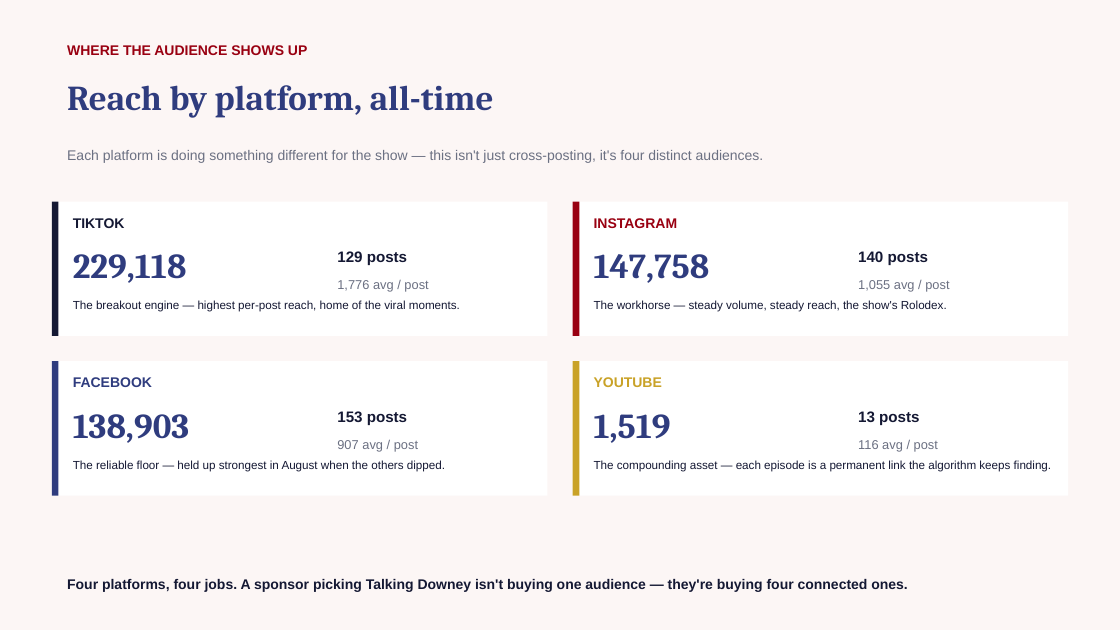
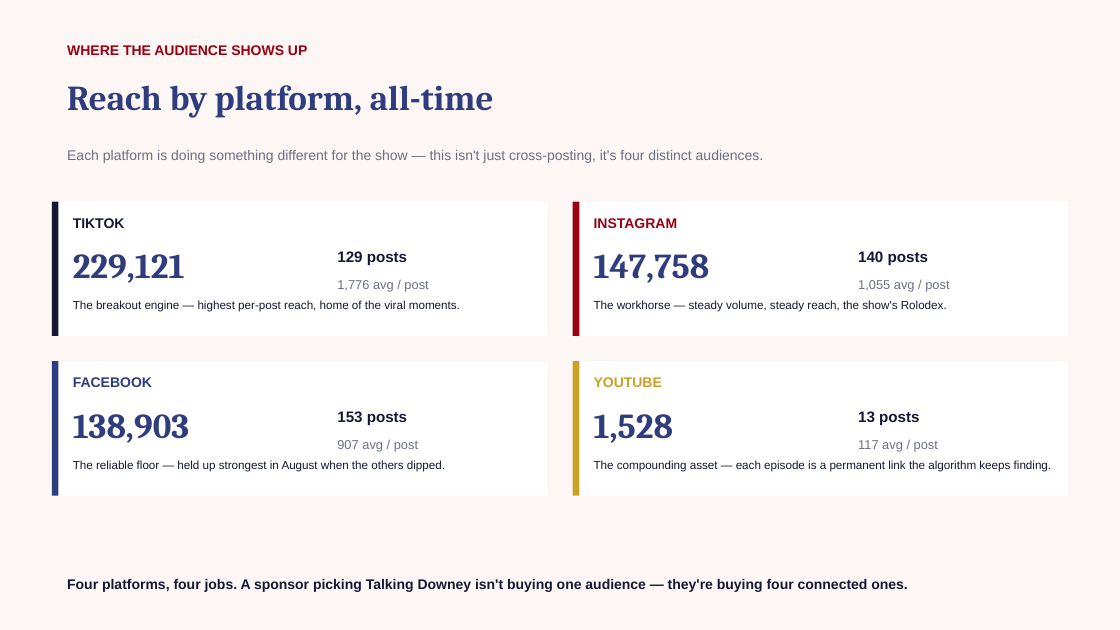
Before and after one commit to zvmmer/talking-downey-kpis, a slide deck: slide 6 of STATE_OF_THE_SHOW.pptx. Drawn at 1120x630 pixels with LibreOffice and Linux fonts; fonts in the diff are those of the drawing. Boxes give left, top, right and bottom in pixels: in the first picture for what was removed or moved away, otherwise in the second. Text is boxed around its words. In the diff, an @@ line names an element or a change of style, - is before the commit and + after.

```diff
--- a/STATE_OF_THE_SHOW.pptx
+++ b/STATE_OF_THE_SHOW.pptx
@@ text at box(73, 254, 185, 283): text changed @@
-229,118
+229,121
@@ text at box(594, 414, 673, 443): text changed @@
-1,519
+1,528
@@ text at box(858, 440, 938, 452): text changed @@
-116 avg / post
+117 avg / post
```
Also in this commit, not shown: 4 other slides changed, 5 other files.
